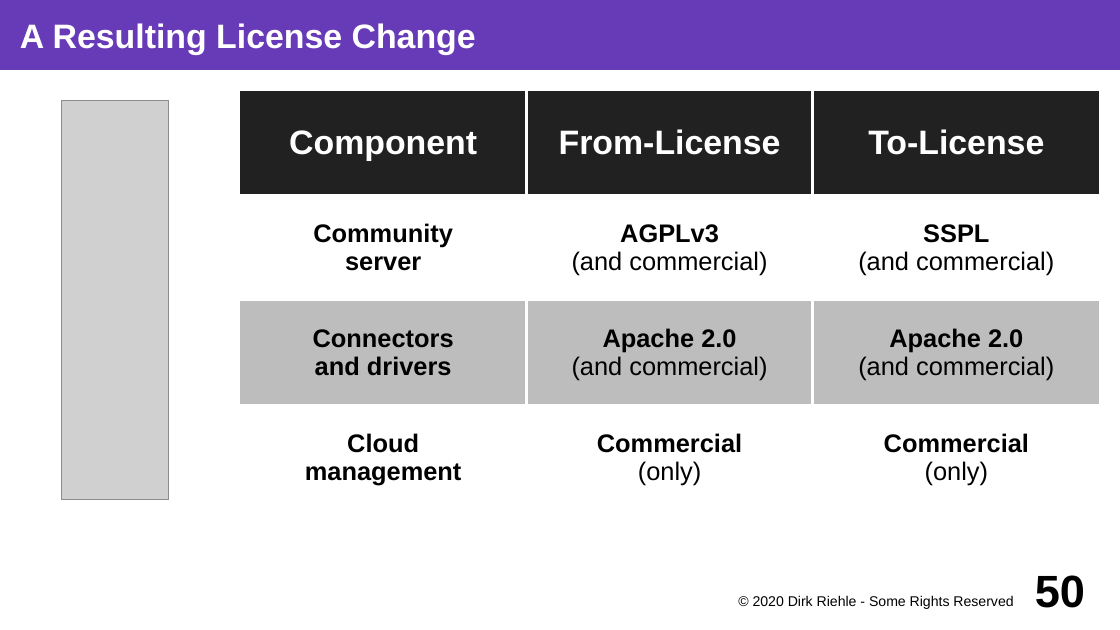
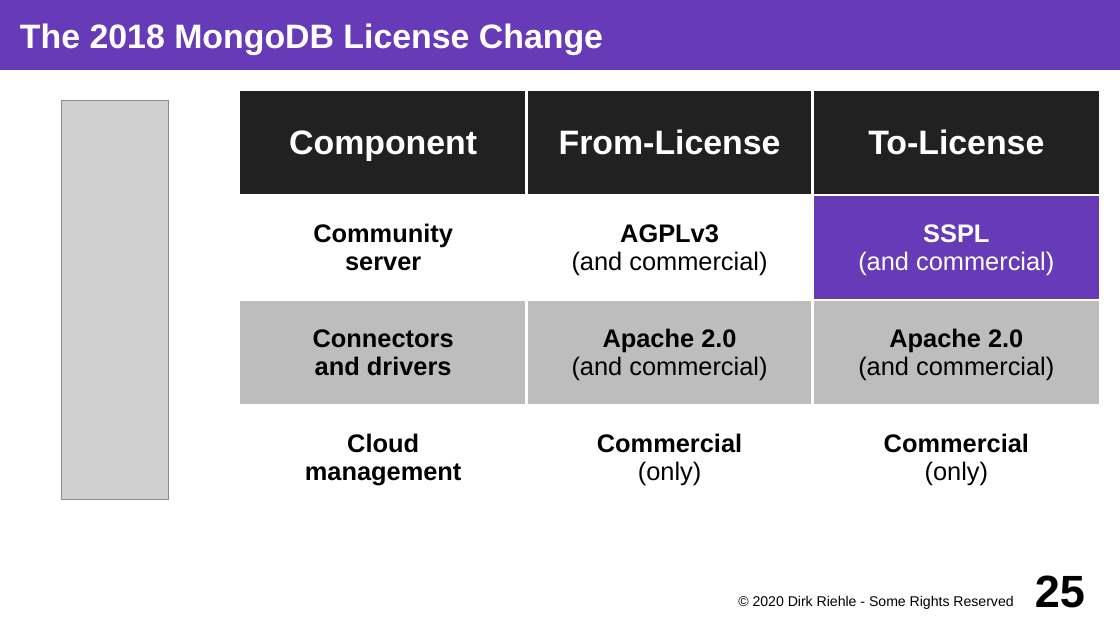
Before and after one commit to dirkriehle/coss-course, a slide deck: slide 25 of Lecture slides/COSS C04 - Product Strategies.odp (slide 50 before the commit). Drawn at 1120x630 pixels with LibreOffice and Linux fonts; fonts in the diff are those of the drawing; grey boxes stand for pictures. Boxes give left, top, right and bottom in pixels: in the first picture for what was removed or moved away, otherwise in the second. Text is boxed around its words. In the diff, an @@ line names an element or a change of style, - is before the commit and + after.

```diff
--- a/Lecture slides/COSS C04 - Product Strategies.odp
+++ b/Lecture slides/COSS C04 - Product Strategies.odp
@@ title at bbox=[20, 23, 603, 55]: text changed @@
-A Resulting License Change
+The 2018 MongoDB License Change
@@ table at bbox=[240, 90, 1101, 510] @@
@@ fill #FFFFFF to #673AB7 in row 2, column 3 @@
@@ text colour #000000 to #FFFFFF in "SSPL", "(and commercial)" @@
@@ borders changed @@
@@ page number at bbox=[1035, 575, 1085, 608]: text changed @@
-50
+25
```
Also in this commit, not shown: 21 other slides changed, 2 slides added, 22 slides removed, 14 other files.
